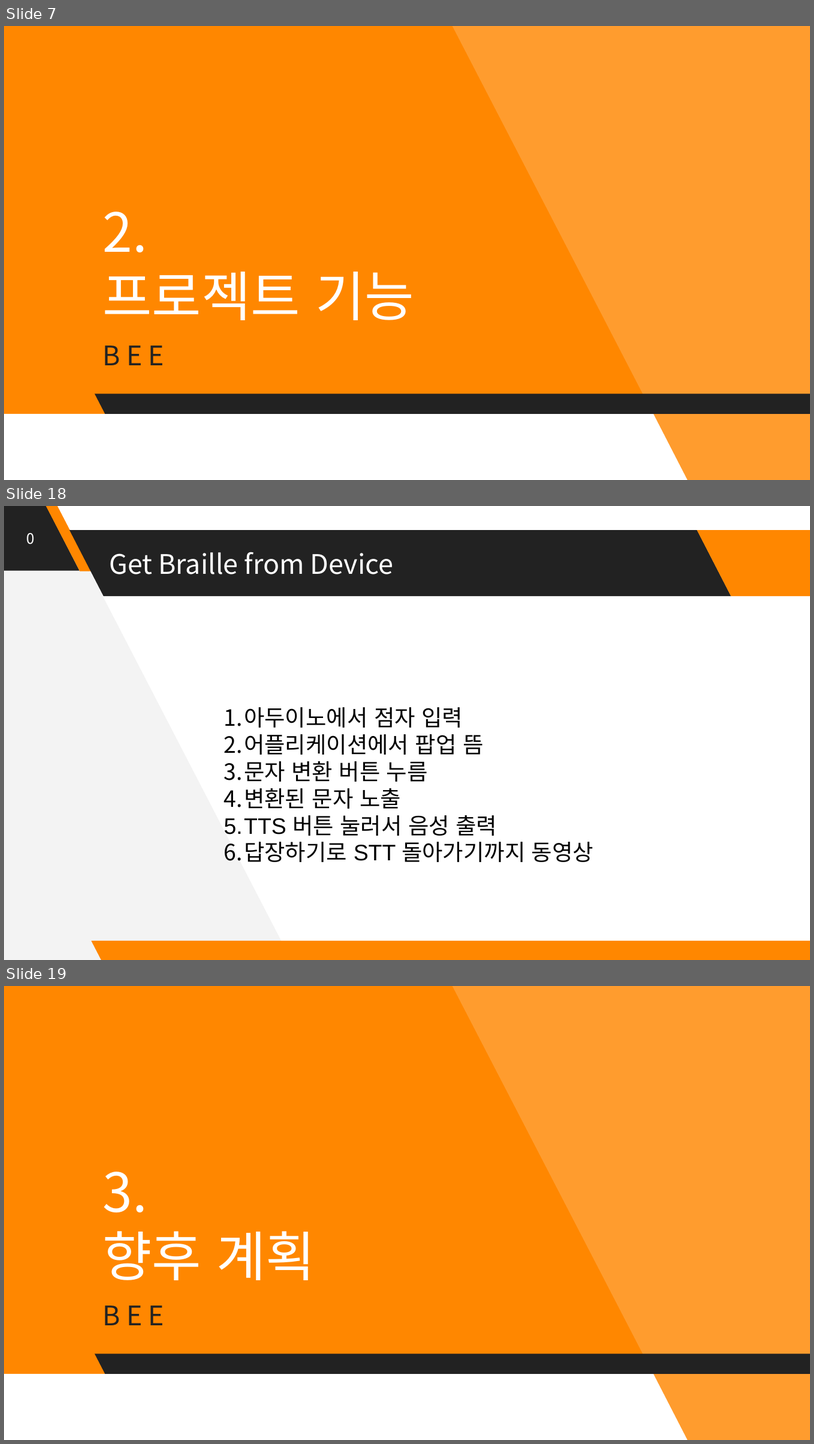
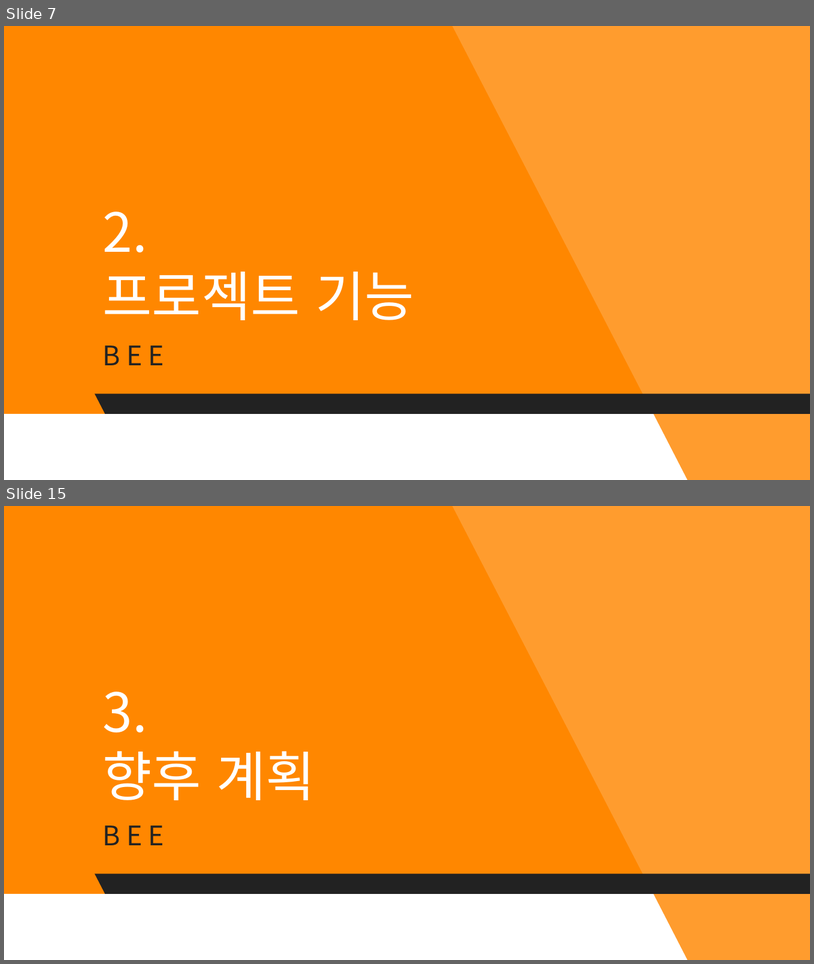
Before and after one commit to Huffon/2019_Capstone_bee, a slide deck: docs/5_Interim Presentation.pptx. Shown one above the other, each under a label of ours: slides 7, 18 and 19 before the commit, slides 7 and 15 after it; the slides between them are not shown. The pictures are 814x1444 and 814x964 pixels, drawn with LibreOffice and Linux fonts; fonts in the diff are those of the drawing. Boxes give left, top, right and bottom in pixels: in the first picture for what was removed or moved away, otherwise in the second. Text is boxed around its words. In the diff, an @@ line names an element or a change of style, - is before the commit and + after.

```diff
--- a/docs/5_Interim Presentation.pptx
+++ b/docs/5_Interim Presentation.pptx
@@ slide 18 removed at box(4, 506, 810, 960), background #FFFFFF @@
@@ freeform shape removed at box(4, 506, 291, 960) @@
@@ parallelogram removed at box(4, 506, 79, 571) @@
@@ parallelogram removed at box(46, 506, 92, 571) @@
@@ text removed at box(26, 533, 34, 544) @@
-0
@@ parallelogram removed at box(69, 530, 731, 597) @@
@@ parallelogram removed at box(698, 530, 810, 597) @@
@@ title removed at box(109, 552, 393, 574) @@
-Get Braille from Device
@@ text removed at box(224, 707, 594, 862) @@
-1. 아두이노에서 점자 입력
-2. 어플리케이션에서 팝업 뜸
-3. 문자 변환 버튼 누름
-4. 변환된 문자 노출
-5. TTS 버튼 눌러서 음성 출력
-6. 답장하기로 STT 돌아가기까지 동영상
@@ parallelogram removed at box(91, 940, 810, 960) @@
@@ what was slide 19 is now slide 15 @@
```
Also in this commit, not shown: 13 slides changed, 3 other slides removed, 3 other files.
